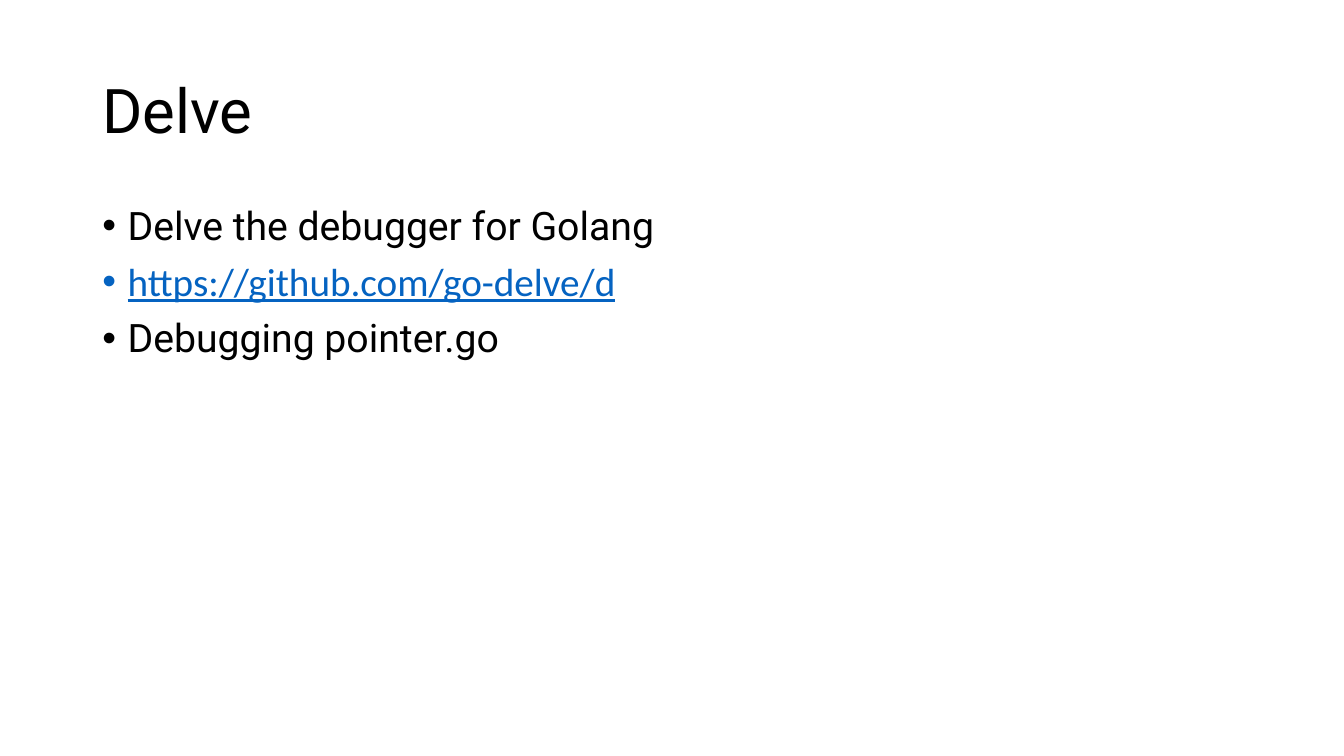
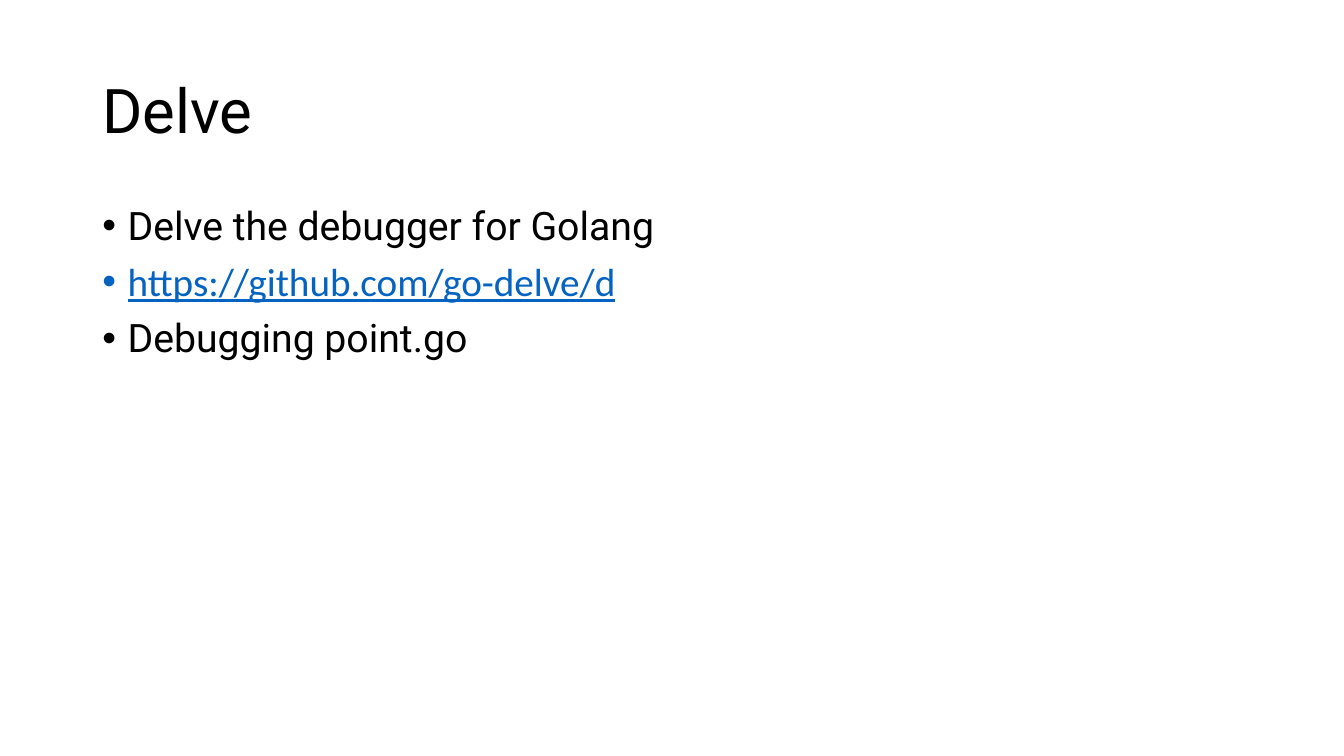
Before and after one commit to AlnaberA/golang_tutorial_projects, a slide deck: slide 4 of assets/powerpoints/golang2.pptx (slide 3 before the commit). Drawn at 1344x756 pixels with LibreOffice and Linux fonts; fonts in the diff are those of the drawing. Boxes give left, top, right and bottom in pixels: in the first picture for what was removed or moved away, otherwise in the second. Text is boxed around its words. In the diff, an @@ line names an element or a change of style, - is before the commit and + after.

```diff
--- a/assets/powerpoints/golang2.pptx
+++ b/assets/powerpoints/golang2.pptx
@@ text at [128,322,467,360]: text changed @@
-• Debugging pointer.go
+• Debugging point.go
```
Also in this commit, not shown: 1 slide added, 2 other files.
